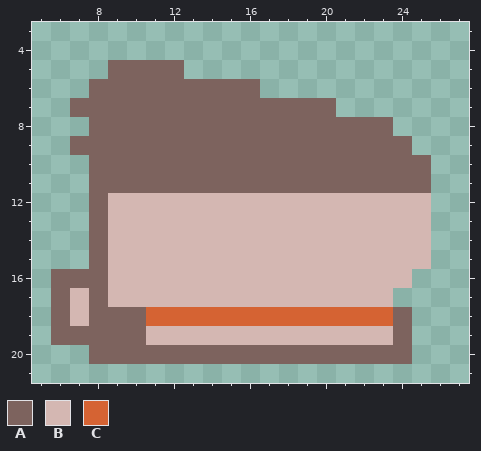
Pixel-art sprite: packages/nouns-img-permutator/assets/layer-3/head-ape.png. Above: the version before the commit.
The file is 32x32 pixels. Shown: x 5..27, y 3..21.
Palette (. is transparent): A #7d635e  B #d4b7b2  C #d56333
The result:
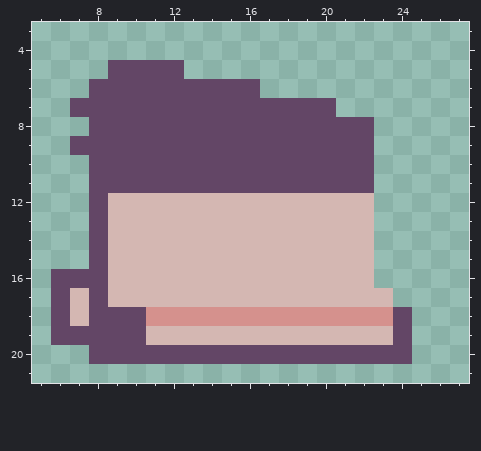
The exact change:
colour A: #7d635e -> #634666
colour C: #d56333 -> #d5918d
y 8: x 23 A -> .
y 9: x 23..24 AA -> ..
y 10..11: x 23..25 AAA -> ...
y 12..15: x 23..25 BBB -> ...
y 16: x 23..24 BB -> ..
